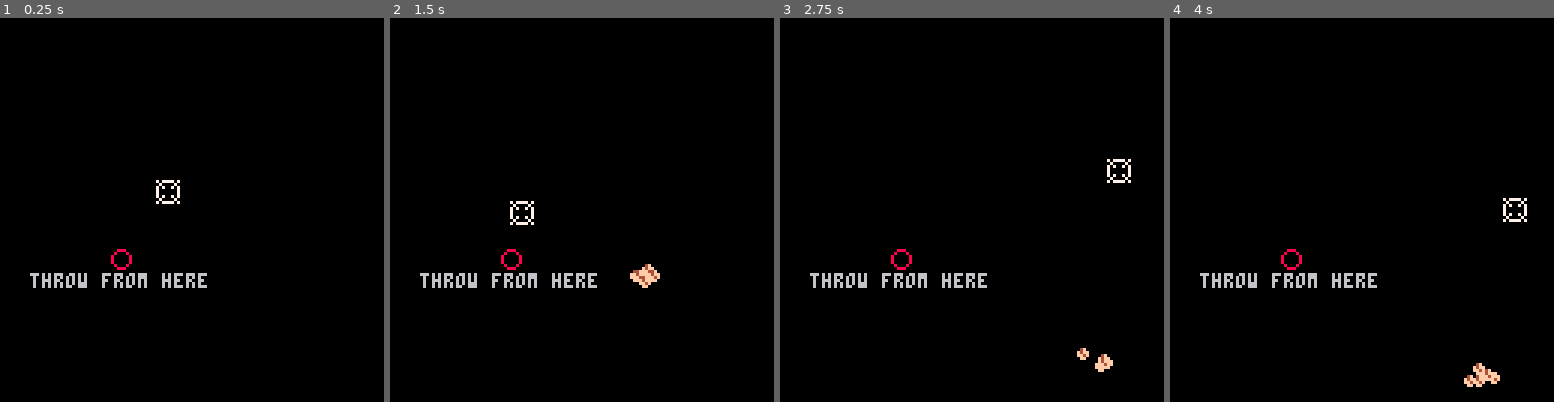
Above: before the commit, frames 1-4 (left to right).
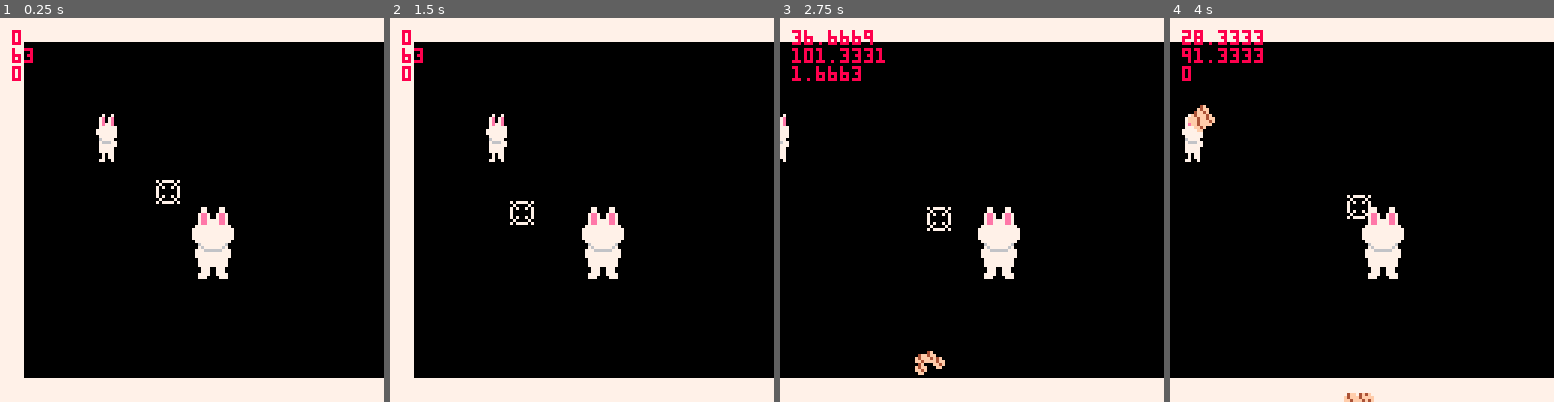
Above: after the commit, the same moments.

Repository: josiahp/setsubun
Game: PICO-8 cartridge setsubun.p8
Same seed, same stepped clock (60 frames per second), same inputs: the game is played once before the commit and once after it.
Inputs:
- Up to frame 1 (0.25 s): no input
- Up to frame 2 (1.5 s): tap X (X key) at 0.33, 1.07 s
- Up to frame 3 (2.75 s): hold Right 1.6-2.1 s; tap X (X key) at 1.85 s; hold Up 2.15-2.42 s; hold Right from 2.47 s (still down)
- Up to frame 4 (4 s): tap X (X key) at 2.97 s; release Right at 3.03 s; hold Left 3.08-3.58 s; hold Down 3.63-3.97 s

The runs differ from the first frame. In frame 1, 21% of the frame differs, in the area x 0-100%, y 0-100%; in frame 2, 21%; in frame 3, 17%; in frame 4, 17%.

Commit message:
add kids, throw beans at dad

Diff:
--- a/setsubun.p8
+++ b/setsubun.p8
@@ -11,12 +11,18 @@
  gravity=9.81*2
  dt=0
  drag=0.1
- --dad=init_dad(63,63)
+ cam_init()
+ dad=init_dad(63,63)
+ target_init()
+ kids_init()
+ add(kids.group,kids_new(32,32))
  beans_init()
+
+ beangroups={}
  --bg=beans_new(63,63,5)
- target_init()
-
- tar=target_new(63,63)
+
+
+ --tar=target_new(63,63)
 end
 
 function _update()
@@ -24,46 +30,61 @@
  dt=tt-t
  t=tt
 
- tar:update(dt)
-
- if btn(⬆️) then
-  tar.basey-=2
- elseif btn(⬇️) then
-  tar.basey+=2
- end
-
- if btn(⬅️) then
-  tar.basex-=2
- elseif btn(➡️) then
-  tar.basex+=2
- end
-
- --debug throw beans
- if debug then
-	 if btnp(❎) then
-	  local vx,vy=vtoward(tar.x,tar.y,40,80)
-	  bg=beans_new(40,80,5,vx,vy)
-	 end
-	end
-
- --dad:update(dt)
+ cam_update(dt)
+
+--target demo
+-- tar:update(dt)
+-- if btn(⬆️) then
+--  tar.basey-=2
+-- elseif btn(⬇️) then
+--  tar.basey+=2
+-- end
+--
+-- if btn(⬅️) then
+--  tar.basex-=2
+-- elseif btn(➡️) then
+--  tar.basex+=2
+-- end
+
+-- debug throw beans
+-- if debug then
+--	 if btnp(❎) then
+--	  local vx,vy=vtoward(tar.x,tar.y,40,80)
+--	  bg=beans_new(40,80,5,vx,vy)
+--	 end
+--	end
+
+ dad:update(dt)
+ kids_update(dt)
  --beans:update(dt)
 
- if bg then
-  bg:update(dt)
+ for k,v in pairs(beangroups) do
+  v:update(dt)
  end
 end
 
 function _draw()
  cls()
- tar:draw()
+ cam_draw()
+-- target demo
+-- tar:draw()
+-- if debug then
+--  circ(40,80,3,8)
+--  print("throw from here",10,85,6)
+-- end
+
+ map(0,0,0,0,32,32)
+ dad:draw()
+
+ kids_draw()
+ for k,v in pairs(beangroups) do
+  v:draw()
+ end
+
  if debug then
-  circ(40,80,3,8)
-  print("throw from here",10,85,6)
- end
- --dad:draw()
- if bg then
-  bg:draw()
+  print(cam.x,cam.x+4,cam.y+4,8)
+  print(dad.x,cam.x+4,cam.y+10,8)
+  print(abs(dad.x-(cam.x+cam.followx)),cam.x+4,cam.y+16,8)
  end
 end
 -->8
@@ -193,15 +214,91 @@
  setmetatable(t,target_meta)
  return t
 end
+-->8
+--camera
+
+function cam_init()
+ cam={
+	 x=32,
+	 y=0,
+	 minx=0,
+	 maxx=128,
+	 followdist=32,
+	 followx=63,
+	 followy=63,
+	}
+end
+
+function cam_update(dt)
+ if dad then
+  cam.x=mid(0,dad.x-63,128)
+ end
+end
+
+function cam_draw()
+ camera(cam.x,cam.y)
+end
+-->8
+--kids
+
+function kids_init()
+ kids={
+  group={},
+ }
+ kids_proto={
+  update=function(k,dt)
+   k.targettime=max(0,k.targettime-dt)
+
+   if k.target and k.targettime==0 then
+    local vx,vy=vtoward(k.target.x,k.target.y,k.x,k.y)
+ 	  bg=beans_new(k.x,k.y,5,vx,vy)
+    add(beangroups,bg)
+    k.target=nil
+   end
+
+   if not k.target then
+    k.target=target_new(dad.x,dad.y)
+    k.targettime=2
+   else
+    k.target:update(dt)
+   end
+  end,
+  draw=function(k)
+   sspr(8,0,16,24,k.x,k.y,8,16)
+   if k.target then
+    k.target:draw()
+   end
+  end,
+ }
+ kids_meta={__index=kids_proto}
+end
+
+function kids_new(x,y)
+ local k={x=x,y=y,targettime=0}
+ setmetatable(k,kids_meta)
+ return k
+end
+
+function kids_update(dt)
+ for k,v in pairs(kids.group) do
+  v:update(dt)
+ end
+end
+
+function kids_draw(dt)
+ for k,v in pairs(kids.group) do
+  v:draw(dt)
+ end
+end
 __gfx__
-00000000000077000077000000000000707777070000000000000000000000000000000000000000000000000000000000000000000000000000000000000000
-00000000000077000077000000000000070000700000000000000000000000000000000000000000000000000000000000000000000000000000000000000000
-007007000007ee7007ee70000004f000707007070000000000000000000000000000000000000000000000000000000000000000000000000000000000000000
-000770000007ee7007ee700000f4ff00700000070000000000000000000000000000000000000000000000000000000000000000000000000000000000000000
-000770000007ee7777ee700000ff4f00700000070000000000000000000000000000000000000000000000000000000000000000000000000000000000000000
-007007000007ee7777ee7000000ff000707007070000000000000000000000000000000000000000000000000000000000000000000000000000000000000000
-00000000007777777777770000000000070000700000000000000000000000000000000000000000000000000000000000000000000000000000000000000000
-00000000077777777777777000000000707777070000000000000000000000000000000000000000000000000000000000000000000000000000000000000000
+00000000000077000077000000000000707777077777777700000000000000000000000000000000000000000000000000000000000000000000000000000000
+00000000000077000077000000000000070000707777777700000000000000000000000000000000000000000000000000000000000000000000000000000000
+007007000007ee7007ee70000004f000707007077777777700000000000000000000000000000000000000000000000000000000000000000000000000000000
+000770000007ee7007ee700000f4ff00700000077777777700000000000000000000000000000000000000000000000000000000000000000000000000000000
+000770000007ee7777ee700000ff4f00700000077777777700000000000000000000000000000000000000000000000000000000000000000000000000000000
+007007000007ee7777ee7000000ff000707007077777777700000000000000000000000000000000000000000000000000000000000000000000000000000000
+00000000007777777777770000000000070000707777777700000000000000000000000000000000000000000000000000000000000000000000000000000000
+00000000077777777777777000000000707777077777777700000000000000000000000000000000000000000000000000000000000000000000000000000000
 00000000077777777777777000000000000000000000000000000000000000000000000000000000000000000000000000000000000000000000000000000000
 00000000077777777777777000000000000000000000000000000000000000000000000000000000000000000000000000000000000000000000000000000000
 00000000077777777777777000000000000000000000000000000000000000000000000000000000000000000000000000000000000000000000000000000000
@@ -218,3 +315,20 @@
 00000000000077700777000000000000000000000000000000000000000000000000000000000000000000000000000000000000000000000000000000000000
 00000000000777700777700000000000000000000000000000000000000000000000000000000000000000000000000000000000000000000000000000000000
 00000000000777000077700000000000000000000000000000000000000000000000000000000000000000000000000000000000000000000000000000000000
+__map__
+0505050505050505050505050505050505050505050505050505050505050505000000000000000000000000000000000000000000000000000000000000000000000000000000000000000000000000000000000000000000000000000000000000000000000000000000000000000000000000000000000000000000000000
+0500000000000000000000000000000000000000000000000000000000000005000000000000000000000000000000000000000000000000000000000000000000000000000000000000000000000000000000000000000000000000000000000000000000000000000000000000000000000000000000000000000000000000
+0500000000000000000000000000000000000000000000000000000000000005000000000000000000000000000000000000000000000000000000000000000000000000000000000000000000000000000000000000000000000000000000000000000000000000000000000000000000000000000000000000000000000000
+0500000000000000000000000000000000000000000000000000000000000005000000000000000000000000000000000000000000000000000000000000000000000000000000000000000000000000000000000000000000000000000000000000000000000000000000000000000000000000000000000000000000000000
+0500000000000000000000000000000000000000000000000000000000000005000000000000000000000000000000000000000000000000000000000000000000000000000000000000000000000000000000000000000000000000000000000000000000000000000000000000000000000000000000000000000000000000
+0500000000000000000000000000000000000000000000000000000000000005000000000000000000000000000000000000000000000000000000000000000000000000000000000000000000000000000000000000000000000000000000000000000000000000000000000000000000000000000000000000000000000000
+0500000000000000000000000000000000000000000000000000000000000005000000000000000000000000000000000000000000000000000000000000000000000000000000000000000000000000000000000000000000000000000000000000000000000000000000000000000000000000000000000000000000000000
+0500000000000000000000000000000000000000000000000000000000000005000000000000000000000000000000000000000000000000000000000000000000000000000000000000000000000000000000000000000000000000000000000000000000000000000000000000000000000000000000000000000000000000
+0500000000000000000000000000000000000000000000000000000000000005000000000000000000000000000000000000000000000000000000000000000000000000000000000000000000000000000000000000000000000000000000000000000000000000000000000000000000000000000000000000000000000000
+0500000000000000000000000000000000000000000000000000000000000005000000000000000000000000000000000000000000000000000000000000000000000000000000000000000000000000000000000000000000000000000000000000000000000000000000000000000000000000000000000000000000000000
+0500000000000000000000000000000000000000000000000000000000000005000000000000000000000000000000000000000000000000000000000000000000000000000000000000000000000000000000000000000000000000000000000000000000000000000000000000000000000000000000000000000000000000
+0500000000000000000000000000000000000000000000000000000000000005000000000000000000000000000000000000000000000000000000000000000000000000000000000000000000000000000000000000000000000000000000000000000000000000000000000000000000000000000000000000000000000000
+0500000000000000000000000000000000000000000000000000000000000005000000000000000000000000000000000000000000000000000000000000000000000000000000000000000000000000000000000000000000000000000000000000000000000000000000000000000000000000000000000000000000000000
+0500000000000000000000000000000000000000000000000000000000000005000000000000000000000000000000000000000000000000000000000000000000000000000000000000000000000000000000000000000000000000000000000000000000000000000000000000000000000000000000000000000000000000
+0500000000000000000000000000000000000000000000000000000000000005000000000000000000000000000000000000000000000000000000000000000000000000000000000000000000000000000000000000000000000000000000000000000000000000000000000000000000000000000000000000000000000000
+0505050505050505050505050505050505050505050505050505050505050505050505050505050505050505050505050505050505050505050505050505050505050505050505050505050505050505050505050505050505050505050505050505050505050505050505050505050505050500000000000000000000000000
